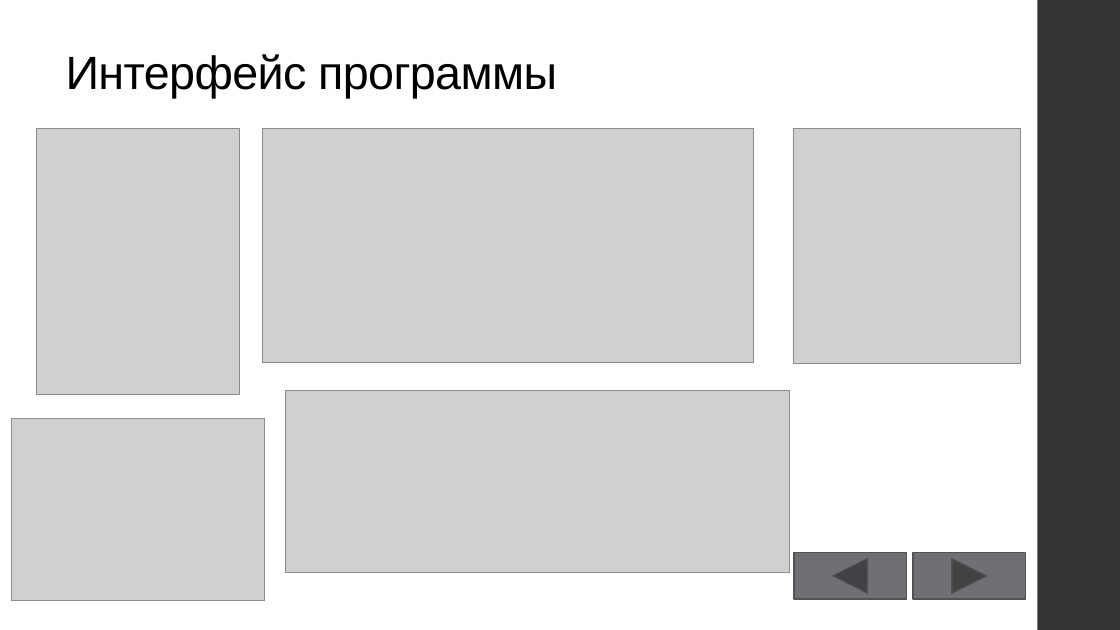
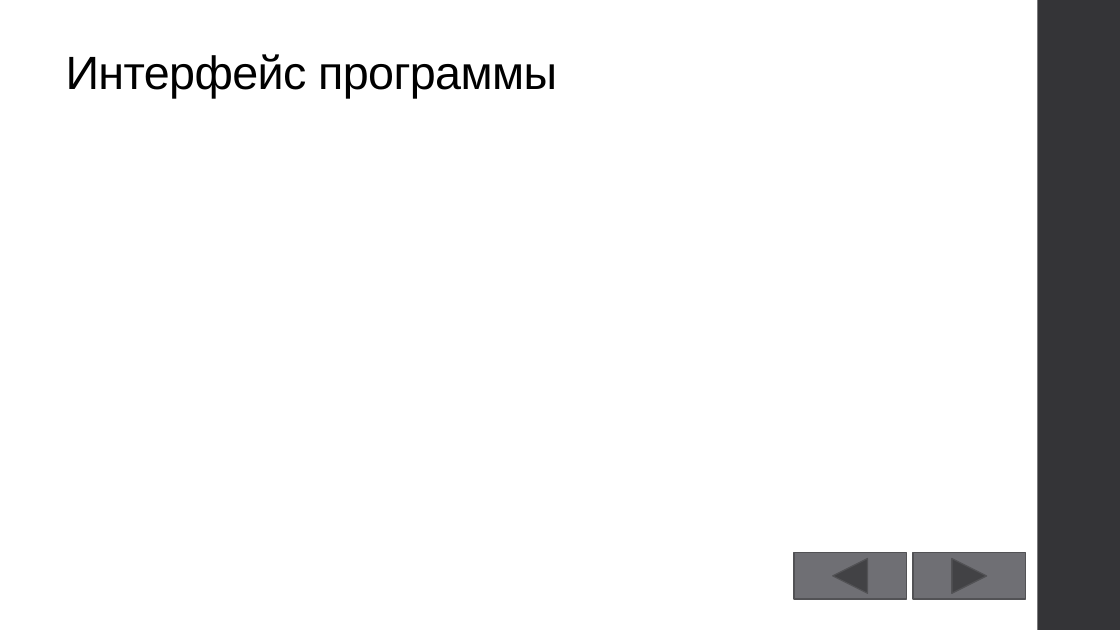
Before and after one commit to GeorgiyDemo/SMSSender, a slide deck: slide 9 of Презентация.pptx. Drawn at 1120x630 pixels with LibreOffice and Linux fonts; fonts in the diff are those of the drawing; grey boxes stand for pictures. Boxes give left, top, right and bottom in pixels: in the first picture for what was removed or moved away, otherwise in the second. Text is boxed around its words. In the diff, an @@ line names an element or a change of style, - is before the commit and + after.

```diff
--- a/Презентация.pptx
+++ b/Презентация.pptx
@@ picture removed at [37, 128, 239, 394] @@
@@ picture removed at [262, 128, 754, 362] @@
@@ picture removed at [794, 128, 1021, 364] @@
@@ picture removed at [12, 419, 265, 601] @@
@@ picture removed at [286, 391, 790, 574] @@
```
Also in this commit, not shown: 2 other slides changed, 1 slide added, 53 other files.
